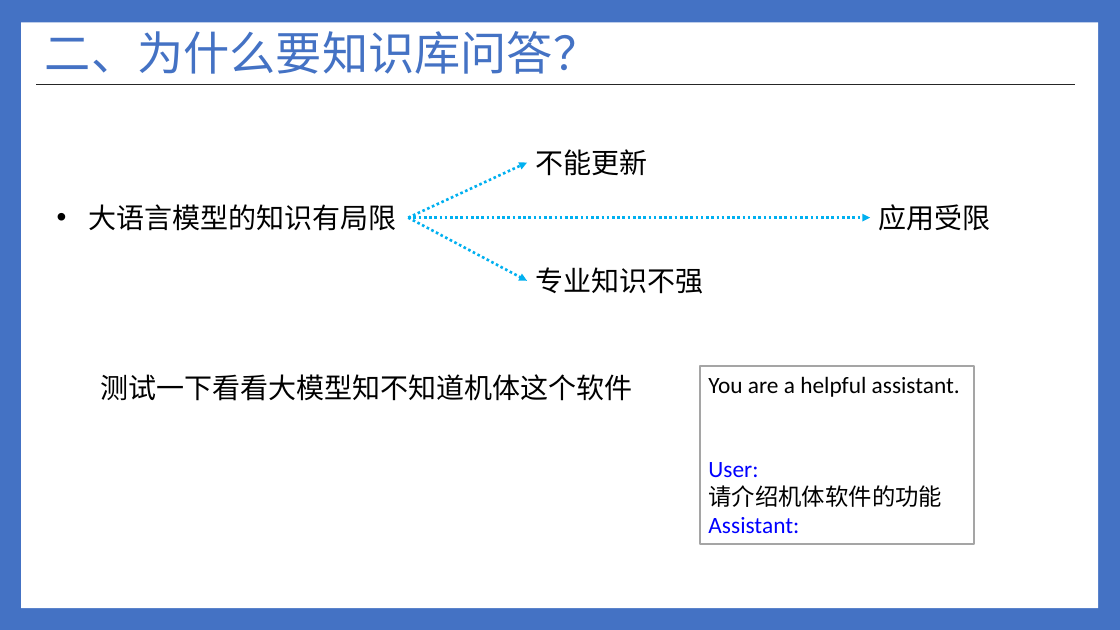
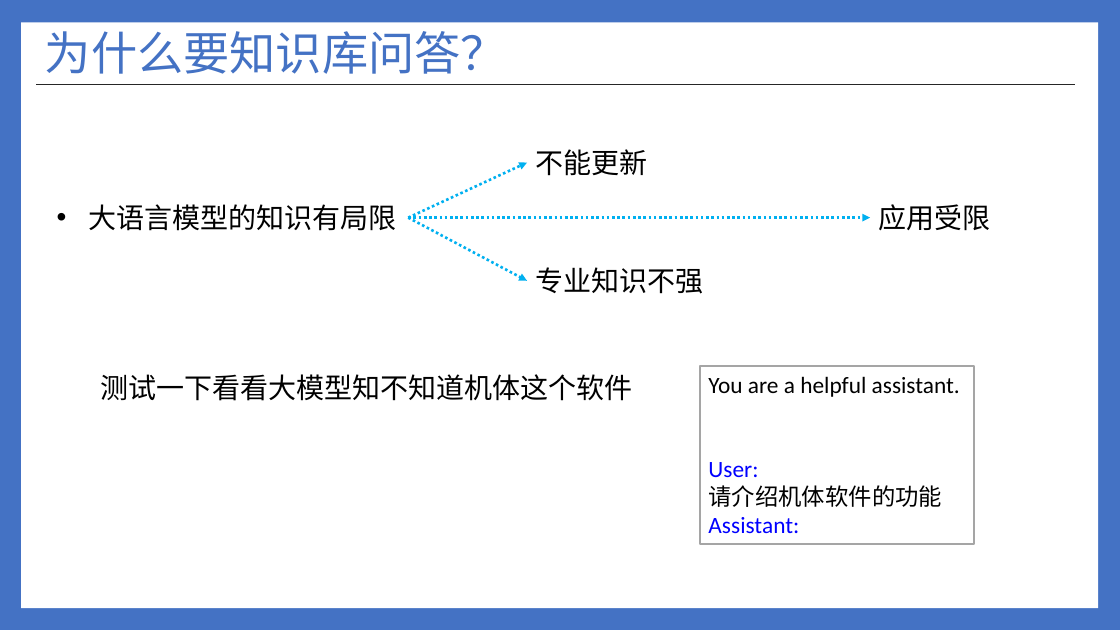
Before and after one commit to ylsdamxssjxxdd/eva, a slide deck: slide 34 of utils/软件介绍.pptx (slide 17 before the commit). Drawn at 1120x630 pixels with LibreOffice and Linux fonts; fonts in the diff are those of the drawing. Boxes give left, top, right and bottom in pixels: in the first picture for what was removed or moved away, otherwise in the second. Text is boxed around its words. In the diff, an @@ line names an element or a change of style, - is before the commit and + after.

```diff
--- a/utils/软件介绍.pptx
+++ b/utils/软件介绍.pptx
@@ title at (45,31,507,74): text changed @@
-二、为什么要知识库问答？
+为什么要知识库问答？
```
Also in this commit, not shown: 5 other slides changed, 18 slides added, 1 slide removed, 14 other files.
